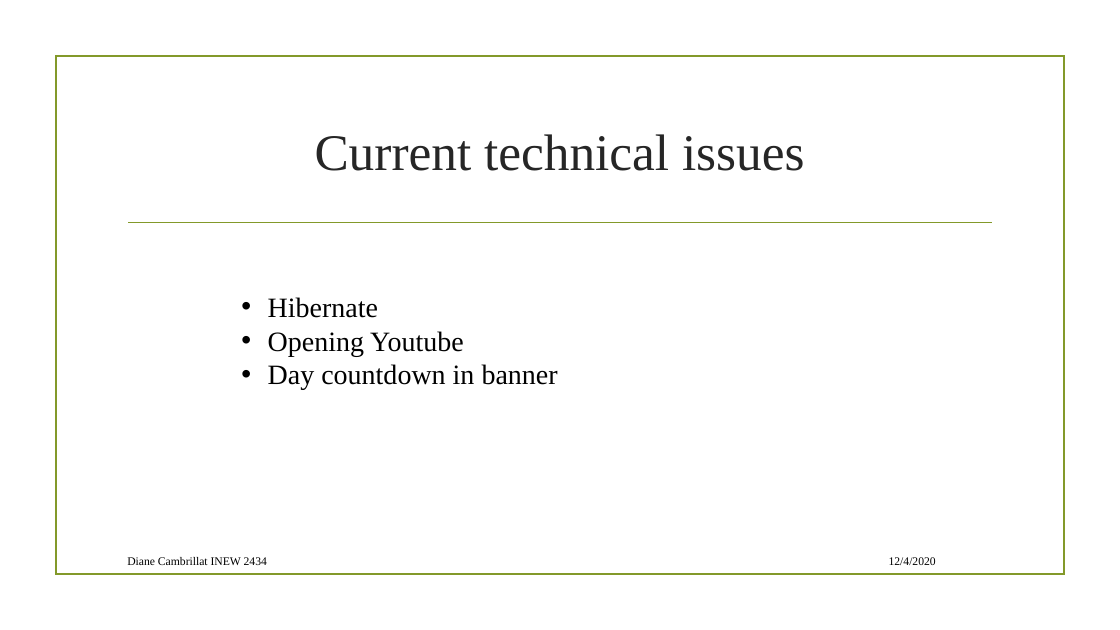
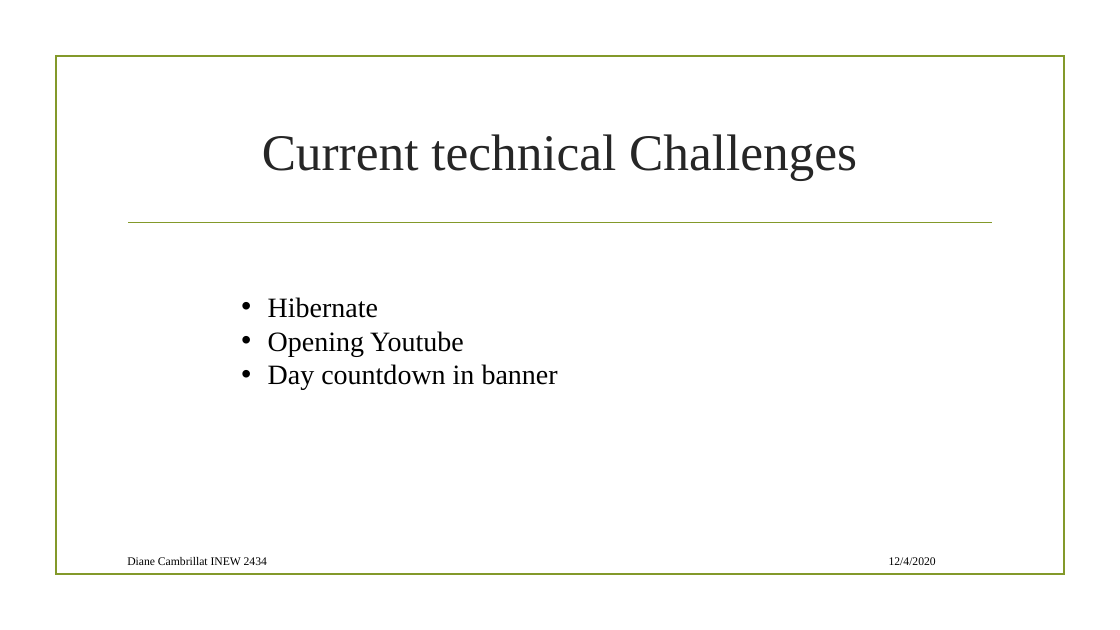
Before and after one commit to diane-cambrillat/project1, a slide deck: slide 6 of presentation.pptx (slide 5 before the commit). Drawn at 1120x630 pixels with LibreOffice and Linux fonts; fonts in the diff are those of the drawing; background and template pictures are left out. Boxes give left, top, right and bottom in pixels: in the first picture for what was removed or moved away, otherwise in the second. Text is boxed around its words. In the diff, an @@ line names an element or a change of style, - is before the commit and + after.

```diff
--- a/presentation.pptx
+++ b/presentation.pptx
@@ title at (262,134,857,181): text changed @@
-Current technical issues
+Current technical Challenges
```
Also in this commit, not shown: 1 other slide changed, 2 slides added, 1 other file.
